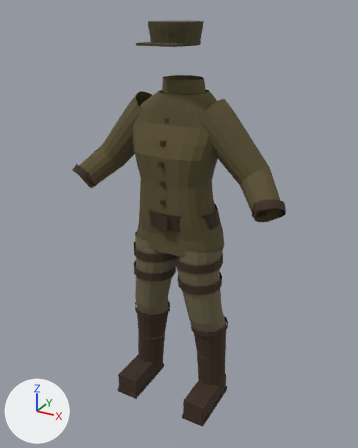
One commit to the glTF model docs/art/assets/projet/tenue_corps_entrainement_lod0.glb: the scene before it, then after it.
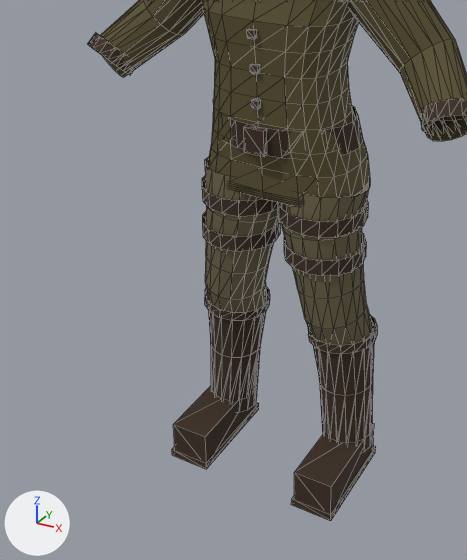
There are two pictures of each version: one whole from a camera (50 mm lens) standing at (0.954, -1.758, 1.741) and looking at (0.006, -0.034, 0.879), one close up on the part from 7% to 77% of the width and 33% to 100% of the height. The axes (+X, +Y, +Z) are drawn at lower left. The lights are the same throughout. The older version's two pictures come first. The close-ups show mesh edges as thin lines. Vertices at exactly the same position are counted once.

The first close-up shows 'calf_l', 'calf_r', 'foot_l', 'foot_r', 'lowerarm_l', 'lowerarm_r', 'pelvis', 'spine_02', 'thigh_l', 'thigh_r', 'upperarm_l', 'upperarm_r'.
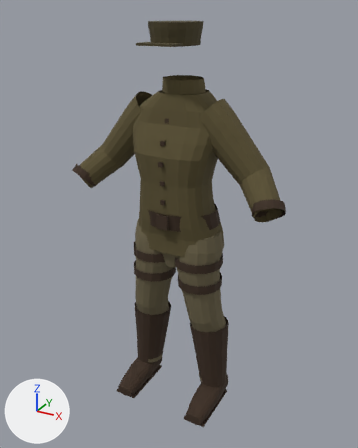
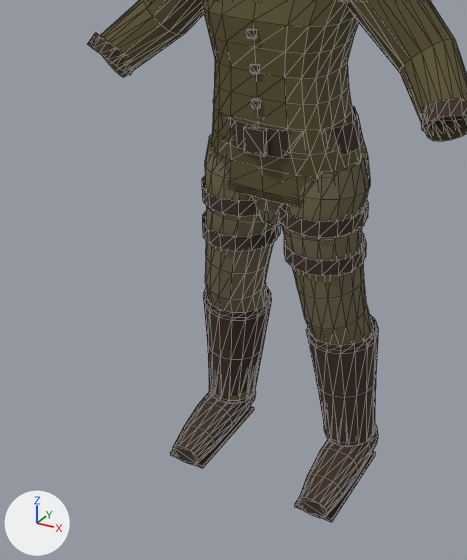
Location of each change, (x1, y1, x2, y2) in pixels of the close-ups (467 x 560 px; the box of a moved part takes in the faces that stretch with it):
'thigh_l', reshaped (21% taller): before (277, 185, 369, 329); after (278, 155, 369, 329)
'thigh_r', reshaped (16% taller): before (202, 157, 280, 300); after (202, 134, 280, 300)
'calf_l', reshaped: before (305, 304, 377, 453); after (305, 304, 378, 447)
'calf_r', reshaped (7% shorter): before (205, 282, 270, 413); after (204, 282, 271, 404)
'foot_l', reshaped: before (291, 423, 376, 521); after (295, 422, 378, 522)
'foot_r', reshaped: before (172, 386, 259, 469); after (170, 391, 256, 469)
'pelvis', reshaped (17% taller): before (213, 99, 370, 207); after (213, 99, 370, 225)
part 1 of me_calf_l, moved or reshaped: before (313, 323, 374, 453); after (306, 320, 378, 447)
part 2 of me_calf_r, moved or reshaped: before (208, 292, 268, 413); after (204, 291, 271, 404)
part 3 of me_foot_l, added: after (295, 451, 375, 522)
part 4 of me_foot_l, rebuilt (8% taller): before (294, 423, 374, 512); after (298, 422, 378, 518)
part 5 of me_foot_l, deleted: before (291, 446, 376, 521)
part 6 of me_foot_r, added: after (170, 406, 254, 469)
part 7 of me_foot_r, rebuilt: before (173, 386, 256, 461); after (172, 391, 256, 465)
part 8 of me_foot_r, deleted: before (172, 403, 259, 469)
part 9 of me_pelvis, added (brown): after (252, 196, 284, 225)
part 10 of me_thigh_l, built on: before (281, 185, 369, 241); after (282, 155, 369, 241)
part 11 of me_thigh_r, built on: before (205, 157, 278, 223); after (205, 134, 263, 223)

The change, as a list of edits to the scene's bpy script:
```text
Change me_calf_l:
    remove me_calf_l.from_pydata(...)  # 144 vertices, 192 faces; spans x 0.065..0.24, y -0.114..0.074, z 0.057..0.494
    add me_calf_l.from_pydata(...)  # 144 vertices, 206 faces; spans x 0.062..0.244, y -0.114..0.078, z 0.084..0.494
    me_calf_l part 1
    4 vertices are removed from x 0.116..0.234, y -0.069..0.049, z 0.057..0.063
    12 faces are deleted
    3 vertices in x 0.13..0.175, y -0.074..0.035, z 0.057..0.061 move by (0.005, 0.002, 0.029)
    3 vertices in x 0.175..0.22, y -0.055..0.054, z 0.059..0.063 move by (0.005, 0.002, 0.031)
    38 vertices move from x 0.072..0.239, y -0.092..0.068, z 0.057..0.407 to x 0.062..0.244, y -0.102..0.078, z 0.084..0.408
    4 vertices are added at (0.156, 0.051, 0.088), (0.239, 0.016, 0.096), (0.204, -0.067, 0.092), (0.121, -0.032, 0.084)
    26 new faces join them, mat_cuir (brown #3b2a1c)
Change me_calf_r:
    remove me_calf_r.from_pydata(...)  # 144 vertices, 192 faces; spans x -0.24..-0.065, y -0.114..0.074, z 0.057..0.494
    add me_calf_r.from_pydata(...)  # 144 vertices, 206 faces; spans x -0.244..-0.062, y -0.114..0.078, z 0.084..0.494
    me_calf_r part 2
    4 vertices are removed from x -0.234..-0.116, y -0.069..0.049, z 0.057..0.063
    12 faces are deleted
    44 vertices move from x -0.239..-0.072, y -0.092..0.068, z 0.057..0.407 to x -0.244..-0.062, y -0.102..0.078, z 0.084..0.408
    4 vertices are added at (-0.204, 0.051, 0.092), (-0.121, 0.016, 0.084), (-0.156, -0.067, 0.088), (-0.239, -0.032, 0.096)
    26 new faces join them, mat_cuir (brown #3b2a1c)
Change me_foot_l:
    remove me_foot_l.from_pydata(...)  # 16 vertices, 24 faces; spans x 0.126..0.234, y -0.225..0.045, z 0.0..0.1
    add me_foot_l.from_pydata(...)  # 88 vertices, 168 faces; spans x 0.131..0.243, y -0.232..0.04, z 0.0..0.12
    me_foot_l part 3: a new loose piece, a box spanning x 0.136..0.238, y -0.227..0.035, z 0.0..0.01, in mat_cuir (brown #3b2a1c)
    me_foot_l part 4: the loose piece of 8 vertices spanning x 0.13..0.23, y -0.218..0.038, z 0.0..0.1 is rebuilt with 80 vertices and now spans x 0.131..0.243, y -0.232..0.04, z 0.0..0.12
    me_foot_l part 5: the loose piece of 8 vertices spanning x 0.126..0.234, y -0.225..0.045, z 0.0..0.02 is deleted
Change me_foot_r:
    remove me_foot_r.from_pydata(...)  # 16 vertices, 24 faces; spans x -0.234..-0.126, y -0.225..0.045, z 0.0..0.1
    add me_foot_r.from_pydata(...)  # 88 vertices, 168 faces; spans x -0.243..-0.131, y -0.232..0.04, z 0.0..0.12
    me_foot_r part 6: a new loose piece, a box spanning x -0.238..-0.136, y -0.227..0.035, z 0.0..0.01, in mat_cuir (brown #3b2a1c)
    me_foot_r part 7: the loose piece of 8 vertices spanning x -0.23..-0.13, y -0.218..0.038, z 0.0..0.1 is rebuilt with 80 vertices and now spans x -0.243..-0.131, y -0.232..0.04, z 0.0..0.12
    me_foot_r part 8: the loose piece of 8 vertices spanning x -0.234..-0.126, y -0.225..0.045, z 0.0..0.02 is deleted
Change me_pelvis:
    remove me_pelvis.from_pydata(...)  # 148 vertices, 212 faces; spans x -0.197..0.197, y -0.169..0.122, z 0.78..0.97
    add me_pelvis.from_pydata(...)  # 208 vertices, 328 faces; spans x -0.197..0.197, y -0.169..0.122, z 0.7..0.97
    me_pelvis part 9: a new loose piece of 60 vertices spanning x -0.15..0.15, y -0.13..0.07, z 0.7..0.86, in mat_pantalon (brown #6b6248)
    add me_pelvis.materials.append(mat_pantalon)  # brown #6b6248
Change me_thigh_l:
    remove me_thigh_l.from_pydata(...)  # 128 vertices, 160 faces; spans x -0.001..0.219, y -0.145..0.073, z 0.456..0.815
    add me_thigh_l.from_pydata(...)  # 144 vertices, 206 faces; spans x -0.001..0.219, y -0.145..0.074, z 0.456..0.87
    me_thigh_l part 10
    16 vertices are removed from x 0.0..0.208, y -0.133..0.073, z 0.785..0.815
    32 faces are deleted
    32 vertices are added at x 0.0..0.208, y -0.134..0.074, z 0.791..0.87
    78 new faces join them, mat_pantalon (brown #6b6248)
Change me_thigh_r:
    remove me_thigh_r.from_pydata(...)  # 128 vertices, 160 faces; spans x -0.219..0.001, y -0.145..0.073, z 0.456..0.815
    add me_thigh_r.from_pydata(...)  # 144 vertices, 206 faces; spans x -0.219..0.001, y -0.145..0.074, z 0.456..0.87
    me_thigh_r part 11
    16 vertices are removed from x -0.208..0.0, y -0.133..0.073, z 0.785..0.815
    32 faces are deleted
    32 vertices are added at x -0.208..0.0, y -0.134..0.074, z 0.791..0.87
    78 new faces join them, mat_pantalon (brown #6b6248)
```
